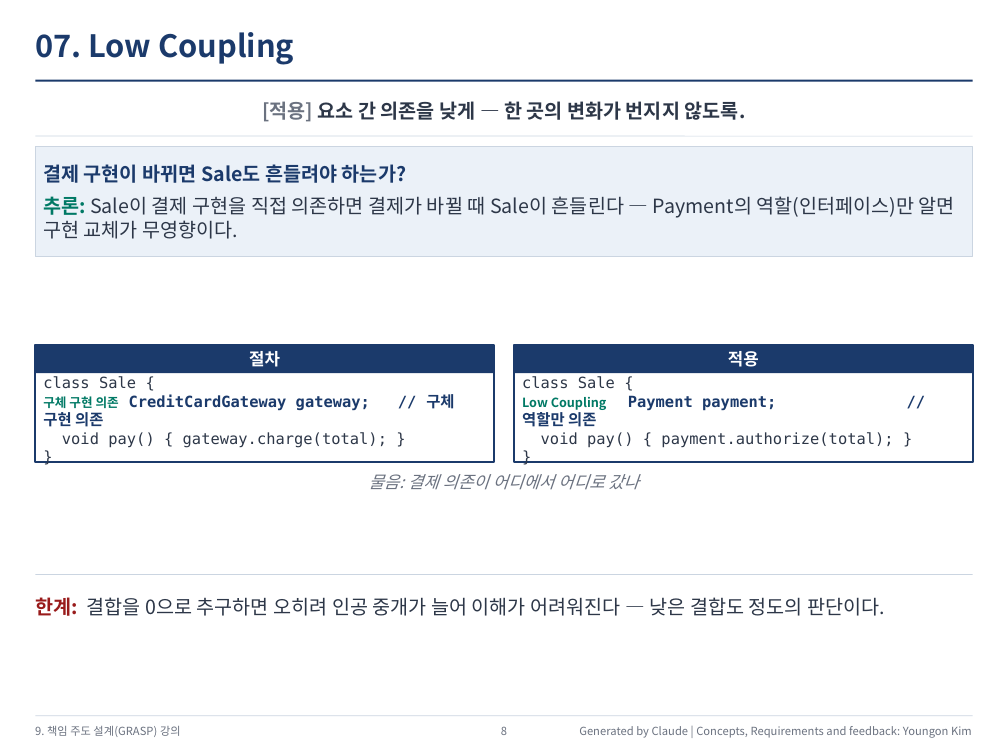
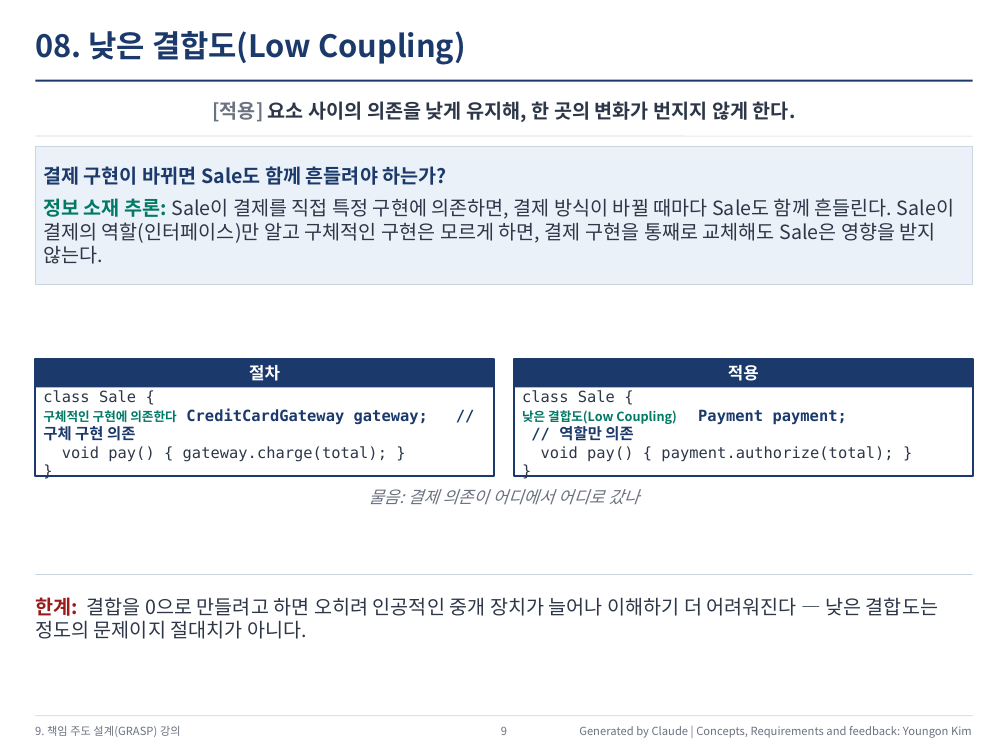
Before and after one commit to YoungSan77/TrainingMaterials, a slide deck: slide 9 of courses/ooad/out/Course_Session09_Output.pptx (slide 8 before the commit). Drawn at 1008x756 pixels with LibreOffice and Linux fonts; fonts in the diff are those of the drawing. Boxes give left, top, right and bottom in pixels: in the first picture for what was removed or moved away, otherwise in the second. Text is boxed around its words. In the diff, an @@ line names an element or a change of style, - is before the commit and + after.

```diff
--- a/courses/ooad/out/Course_Session09_Output.pptx
+++ b/courses/ooad/out/Course_Session09_Output.pptx
@@ text at (35,31,466,65): text changed @@
-07. Low Coupling
+08. 낮은 결합도(Low Coupling)
@@ text at (212,101,796,122): text changed @@
-[적용] 요소 간 의존을 낮게 — 한 곳의 변화가 번지지 않도록.
+[적용] 요소 사이의 의존을 낮게 유지해, 한 곳의 변화가 번지지 않게 한다.
@@ rectangle "결제 구현이 바뀌면 Sale도 함께 ...": place and size @@
-rectangle "결제 구현이 바뀌면 Sale도 함께 ..." at (35,146,973,257)
+rectangle "결제 구현이 바뀌면 Sale도 함께 ..." at (35,146,973,285)
@@ text in rectangle at (43,166,954,264): text changed @@
-결제 구현이 바뀌면 Sale도 흔들려야 하는가?
-추론: Sale이 결제 구현을 직접 의존하면 결제가 바뀔 때 Sale이 흔들린다 — Payment의 역할(인터페이스)만 알면 구현 교체가 무영향이다.
+결제 구현이 바뀌면 Sale도 함께 흔들려야 하는가?
+정보 소재 추론: Sale이 결제를 직접 특정 구현에 의존하면, 결제 방식이 바뀔 때마다 Sale도 함께 흔들린다. Sale이 결제의 역할(인터페이스)만 알고 구체적인 구현은 모르게 하면, 결제 구현을 통째로 교체해도 Sale은 영향을 받지 않는다.
@@ 4 rectangles, 3 texts: place and size @@
-4 rectangles, 3 texts at (35,345,973,490)
+4 rectangles, 3 texts at (35,359,973,505)
@@ text at (43,408,428,441): text changed @@
-구체 구현 의존 CreditCardGateway gateway; // 구체 구현 의존
+구체적인 구현에 의존한다 CreditCardGateway gateway; // 구체 구현 의존
@@ text at (522,409,847,441): text changed @@
-Low Coupling Payment payment; // 역할만 의존
+낮은 결합도(Low Coupling) Payment payment; // 역할만 의존
@@ text at (35,597,938,639): text changed @@
-한계: 결합을 0으로 추구하면 오히려 인공 중개가 늘어 이해가 어려워진다 — 낮은 결합도 정도의 판단이다.
+한계: 결합을 0으로 만들려고 하면 오히려 인공적인 중개 장치가 늘어나 이해하기 더 어려워진다 — 낮은 결합도는 정도의 문제이지 절대치가 아니다.
```
Also in this commit, not shown: 11 other slides changed, 1 slide added, 2 other files.
